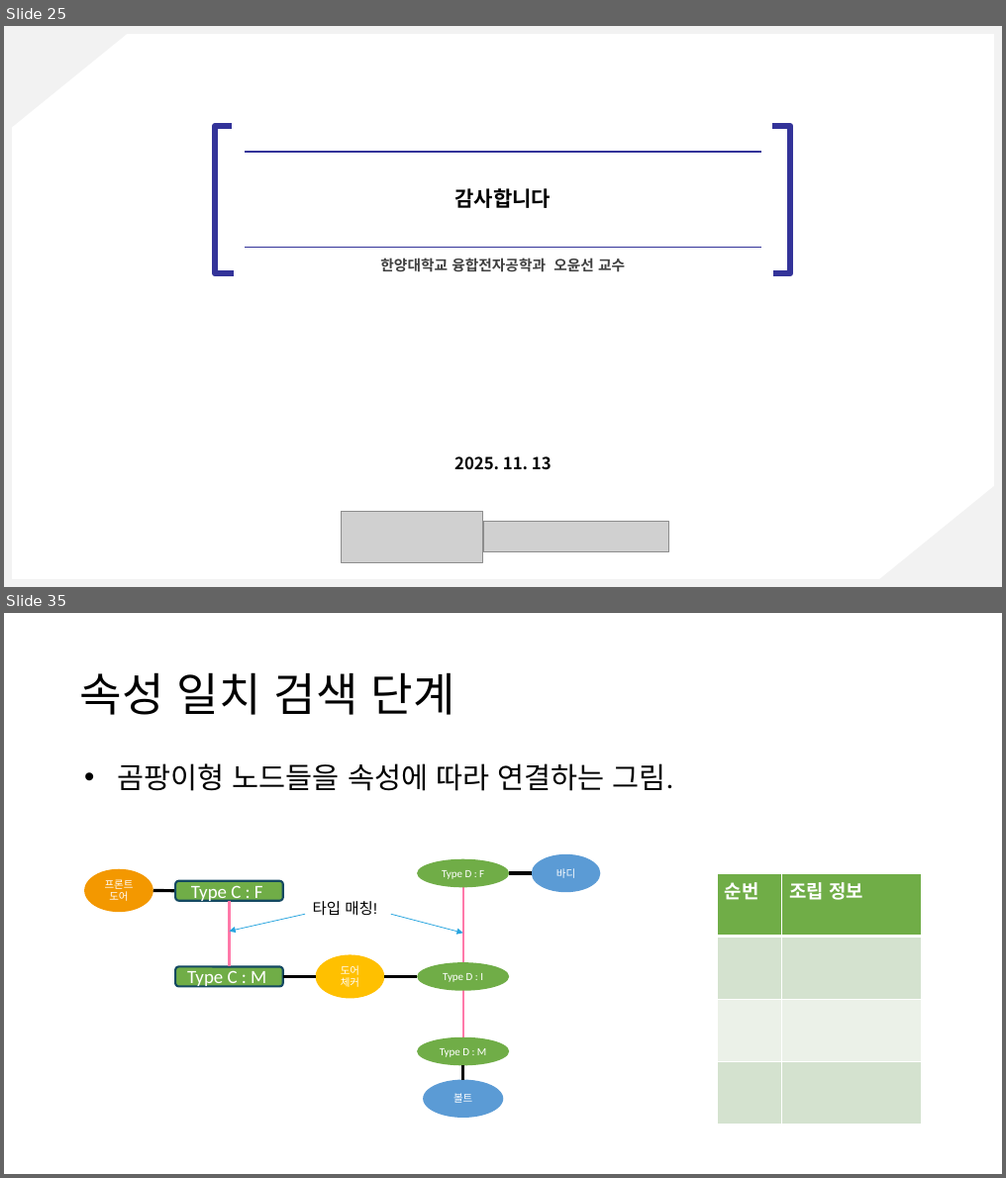
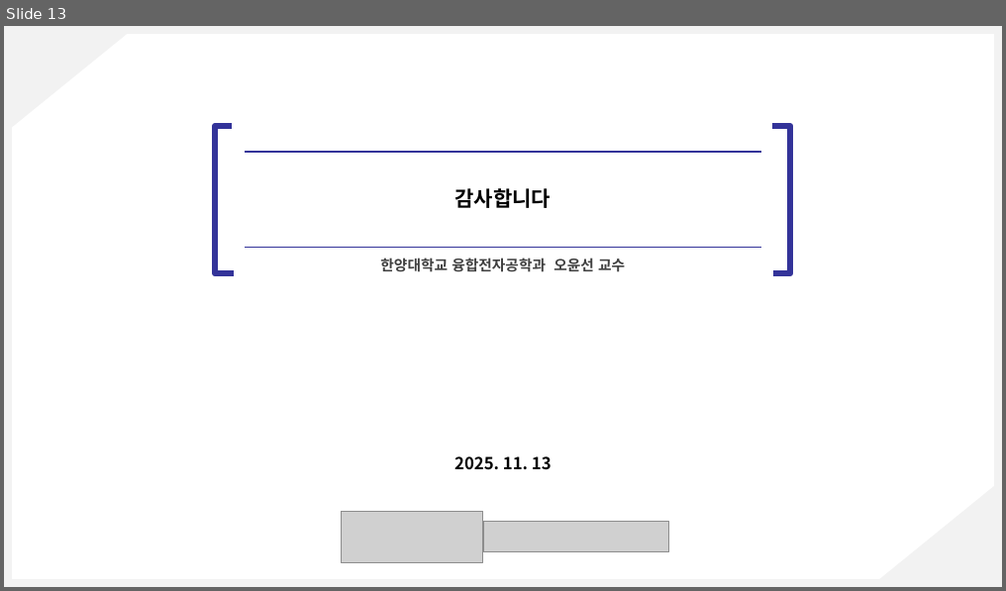
Before and after one commit to kimz1121/test, a slide deck: 현대차 심볼릭 플레너 예시 설명 자료_00.pptx. Shown one above the other, each under a label of ours: slides 25 and 35 before the commit, slide 13 after it; the slides between them are not shown. The pictures are 1006x1178 and 1006x591 pixels, drawn with LibreOffice and Linux fonts; fonts in the diff are those of the drawing; grey boxes stand for pictures. Boxes give left, top, right and bottom in pixels: in the first picture for what was removed or moved away, otherwise in the second. Text is boxed around its words. In the diff, an @@ line names an element or a change of style, - is before the commit and + after.

```diff
--- a/현대차 심볼릭 플레너 예시 설명 자료_00.pptx
+++ b/현대차 심볼릭 플레너 예시 설명 자료_00.pptx
@@ slide 35 removed at (x1=4, y1=613, x2=1002, y2=1174), background #FFFFFF @@
@@ title removed at (x1=80, y1=672, x2=455, y2=715) @@
-속성 일치 검색 단계
@@ text removed at (x1=118, y1=763, x2=674, y2=791) @@
-• 곰팡이형 노드들을 속성에 따라 연결하는 그림.
@@ ellipse removed at (x1=84, y1=869, x2=152, y2=912) @@
-프론트 도어
@@ ellipse removed at (x1=417, y1=860, x2=509, y2=888) @@
-Type D : F
@@ line removed from (509, 873) to (532, 873) @@
@@ ellipse removed at (x1=532, y1=855, x2=601, y2=893) @@
-바디
@@ table removed at (x1=718, y1=873, x2=923, y2=1125), 4 rows, 2 columns @@
-순번 | 조립 정보
- | 
- | 
- | 
@@ line removed from (175, 891) to (152, 891) @@
@@ rounded rectangle removed at (x1=175, y1=881, x2=283, y2=900) @@
-Type C : F
@@ line removed from (230, 901) to (230, 967) @@
@@ text removed at (x1=313, y1=901, x2=377, y2=916) @@
-타입 매칭!
@@ line removed from (463, 888) to (463, 1038) @@
@@ arrow removed from (305, 914) to (230, 931) @@
@@ arrow removed from (391, 914) to (463, 934) @@
@@ rounded rectangle removed at (x1=175, y1=967, x2=283, y2=986) @@
-Type C : M
@@ ellipse removed at (x1=316, y1=956, x2=384, y2=998) @@
-도어
-체커
@@ ellipse removed at (x1=417, y1=962, x2=509, y2=991) @@
-Type D : I
@@ line removed from (283, 977) to (316, 977) @@
@@ line removed from (417, 977) to (384, 977) @@
@@ ellipse removed at (x1=417, y1=1038, x2=509, y2=1065) @@
-Type D : M
@@ ellipse removed at (x1=423, y1=1080, x2=503, y2=1118) @@
-볼트
@@ line removed from (463, 1065) to (463, 1080) @@
@@ what was slide 25 is now slide 13 @@
```
Also in this commit, not shown: 3 slides changed, 1 slide added, 23 other slides removed.
